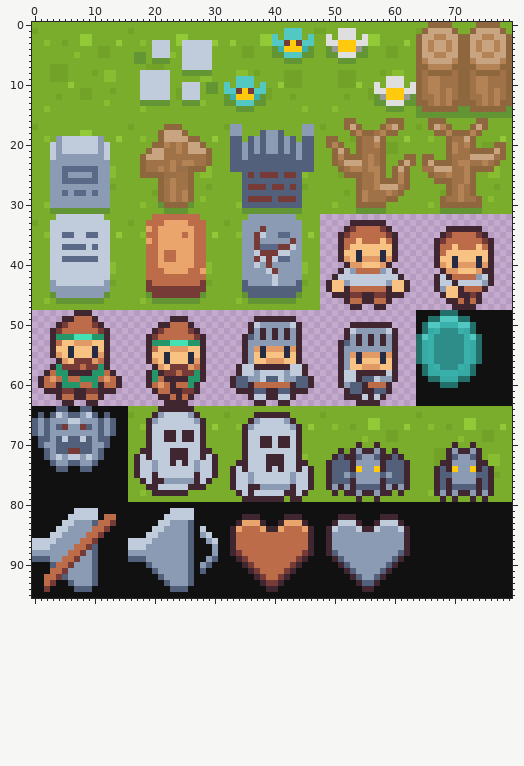
Two states of a sprite sheet, images/tiles.png. This is how it looked before the edit.
The file is 80x96 pixels.
After:
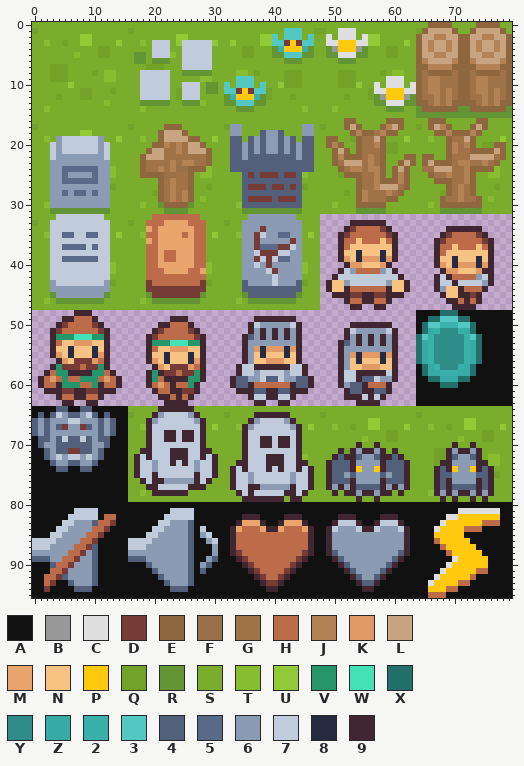
Palette (. is transparent): A #111111  B #999999  C #dfdfdf  D #763b36  E #8f673f  F #997048  G #a07247  H #bd6c4a  J #b48355  K #e19a65  L #c8a480  M #eaa56c  N #f7c282  P #ffc90e  Q #73a228  R #639535  S #7bad2c  T #88bd32  U #92c939  V #25956a  W #43e1b3  X #23706b  Y #2e8d89  Z #37aaa5  2 #39b0aa  3 #53c8c2  4 #52607c  5 #5a6988  6 #8b9bb4  7 #c0cbdc  8 #262b44  9 #3f2631
What changed:
Changed rows in their new state; - is an unchanged pixel.
first column x 66:
81 -----CCCCCCC
82 ---CCPPPPPPP
83 --CPPPPPPHHH
84 -CPPPPHHH---
85 -PPPPP------
86 -HPPPPP-----
87 --HPPPPP----
88 ---HPPPPP---
89 ----CPPPPP--
90 ---CPPPPPP--
91 --CPPPPPHH--
92 -CPPPPPH----
93 CPPPPHH-----
94 PPPHH-------
95 HHH---------
Where, in picture pixels (left, top, right, bottom), the same in both pictures:
changed: (428, 508, 500, 598)
